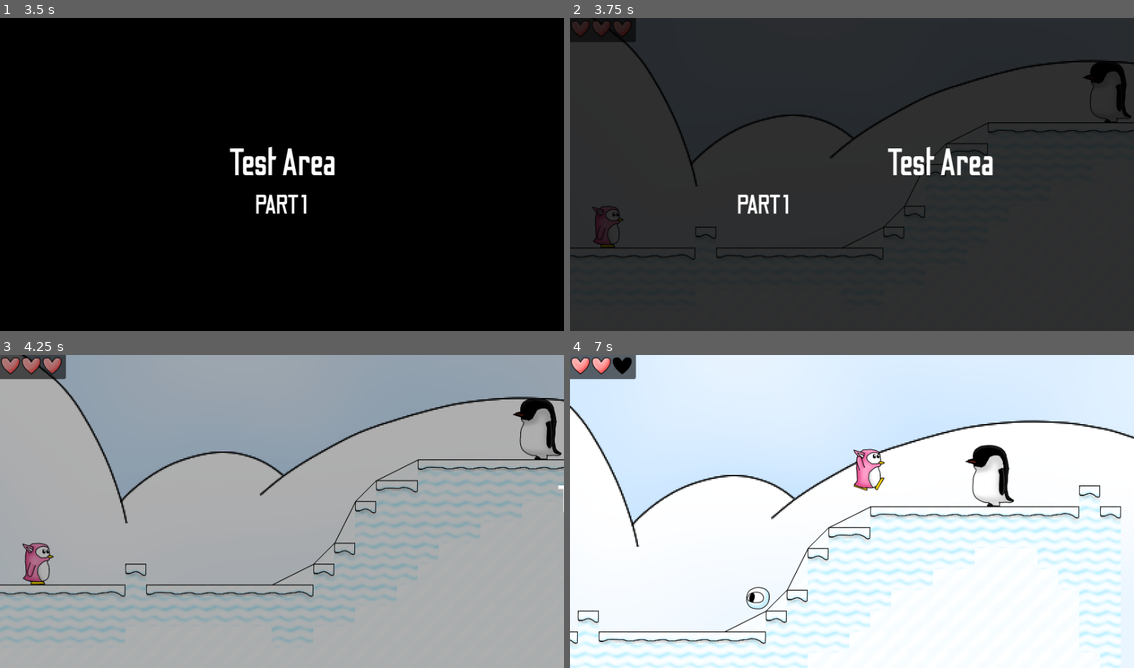
Above: before the commit, frames 1-4 (two rows, left to right).
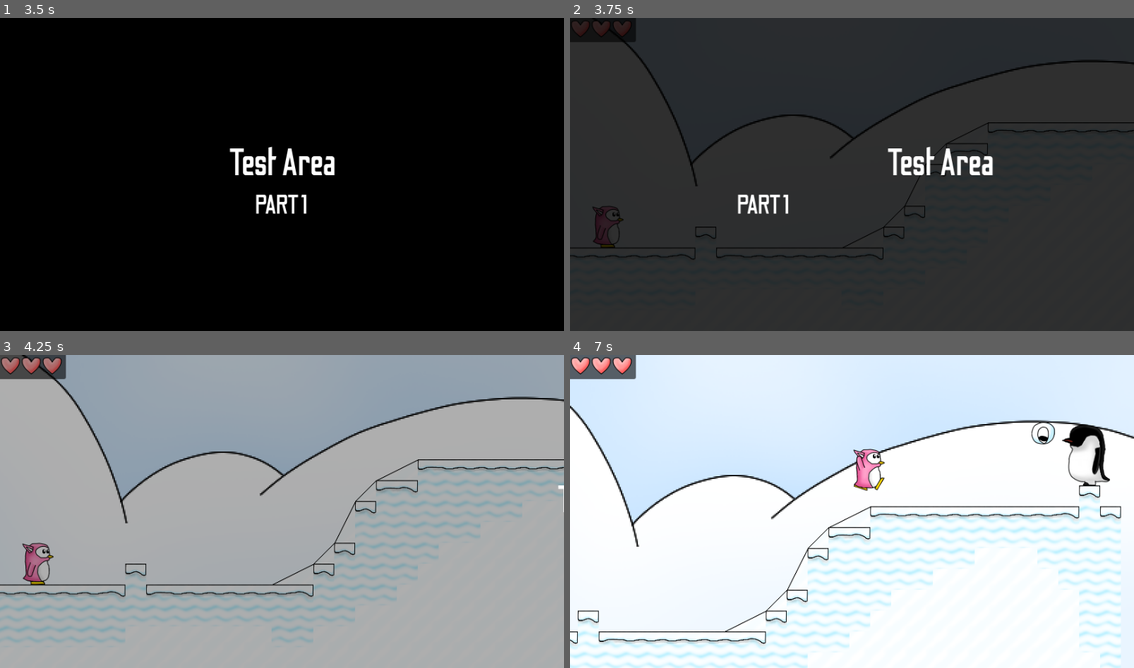
Above: after the commit, the same moments.

Repository: Adel-Time/adeltime-game
Game: Godot game, scene res://scenes_and_scripts/menu/main_menu.tscn
The game is run twice, just before and just after one commit, with the same random seed, the same clock (stepped at 60 frames per second) and the same inputs.
Inputs:
- Up to frame 1 (3.5 s): click "Play Game" at 0.5 s; hold Right (player_right) 1.28-2.78 s; tap Space (player_jump) at 1.52, 2.27 s; hold Left (player_left) from 2.78 s (still down)
- Up to frame 2 (3.75 s): keep holding Left (player_left); tap Enter at 3.5 s
- Up to frame 3 (4.25 s): keep holding Left (player_left); tap Space (player_jump) at 3.77 s
- Up to frame 4 (7 s): tap Space (player_jump) at 4.52, 5.27, 6.77 s; release Left (player_left) at 5.03 s; hold Right (player_right) from 5.03 s (still down)

Frame 1 is identical in both runs. In frame 2, 0.5% of the frame differs, in the area x 90-100%, y 14-34%; in frame 3, 0.7%; in frame 4, 2.0%, in the area x 7-96%, y 0-82%.

Commit message:
fix enemies, add death screen, add death song
the death song is inspired by sonic cd jp/eu's "toot toot sonic warrior" line in it's game over song and it's also inspired by the sonic cd us game over theme

wow it's almost like the whole game is inspired by sonic (and mario but that doesn't matter here)

Diff:
--- a/scenes_and_scripts/characters/enemy/empeguin.gd
+++ b/scenes_and_scripts/characters/enemy/empeguin.gd
@@ -44,7 +44,8 @@
 
 func _on_player_detector_area_entered(area) -> void:
 	if area.is_in_group("Stomp"):
-		if area.get_parent().velocity.y > 0:
+		# TODO: Prevent player from being damaged by enemy below when on slope
+		if area.get_parent().get_real_velocity().y > 0:
 			death()
 			print(":3")
 			area.get_parent().stomp_bounce()
--- a/scenes_and_scripts/characters/enemy/rollball.gd
+++ b/scenes_and_scripts/characters/enemy/rollball.gd
@@ -7,7 +7,8 @@
 
 func _on_player_detector_area_entered(area) -> void:
 	if area.is_in_group("Stomp"):
-		if area.get_parent().velocity.y > 0:
+		# TODO: Prevent player from being damaged by enemy below when on slope
+		if area.get_parent().get_real_velocity().y > 0:
 			death()
 			print(":3")
 			area.get_parent().stomp_bounce()
--- a/scenes_and_scripts/characters/enemy/snowmangry.gd
+++ b/scenes_and_scripts/characters/enemy/snowmangry.gd
@@ -16,7 +16,8 @@
 
 func _on_player_detector_area_entered(area) -> void:
 	if area.is_in_group("Stomp"):
-		if area.get_parent().velocity.y > 0:
+		# TODO: Prevent player from being damaged by enemy below when on slope
+		if area.get_parent().get_real_velocity().y > 0:
 			death()
 			print(":3")
 			area.get_parent().stomp_bounce()
--- a/scenes_and_scripts/characters/player/adel.gd
+++ b/scenes_and_scripts/characters/player/adel.gd
@@ -37,7 +37,7 @@
 	# If position.x is higher than 480, Adel dies.
 	# Needed so the player doesn't fall forever.
 	if position.y > 480:
-		die()
+		AdelManager.health = 0
 
 	# Add the gravity.
 	if not is_on_floor():
@@ -49,8 +49,8 @@
 
 	move_and_slide()
 
-func die():
-	get_tree().call_deferred("reload_current_scene")
+#func die():
+	#get_tree().call_deferred("reload_current_scene")
 
 func move():
 	var direction := Input.get_axis("player_left", "player_right")
@@ -99,9 +99,6 @@
 		AdelManager.health -= amount
 		can_take_damage = false
 
-		if AdelManager.health <= 0:
-			die()
-
 		await get_tree().create_timer(1).timeout
 		can_take_damage = true
 
--- a/scenes_and_scripts/levels/test_level.tscn
+++ b/scenes_and_scripts/levels/test_level.tscn
@@ -8,6 +8,7 @@
 [ext_resource type="PackedScene" uid="uid://bavqv105yf5th" path="res://scenes_and_scripts/transition/area_transition.tscn" id="3_6kw4m"]
 [ext_resource type="PackedScene" uid="uid://crqdkub6j6wx2" path="res://scenes_and_scripts/characters/enemy/snowmangry.tscn" id="3_ft34r"]
 [ext_resource type="PackedScene" uid="uid://dyqoyyaa5we16" path="res://scenes_and_scripts/characters/enemy/rollball.tscn" id="4_bwh2y"]
+[ext_resource type="PackedScene" uid="uid://bixi0ewshakp2" path="res://scenes_and_scripts/transition/player_death.tscn" id="6_oc53p"]
 [ext_resource type="PackedScene" uid="uid://ci33ulfksnv0x" path="res://scenes_and_scripts/characters/enemy/empeguin.tscn" id="7_5aqrr"]
 [ext_resource type="PackedScene" uid="uid://yeaaelm83b73" path="res://scenes_and_scripts/hud.tscn" id="8_8tw2l"]
 
@@ -25,6 +26,8 @@
 [node name="AreaTransition" parent="Misc" unique_id=2067724842 instance=ExtResource("3_6kw4m")]
 
 [node name="HUD" parent="Misc" unique_id=479776775 instance=ExtResource("8_8tw2l")]
+
+[node name="PlayerDeath" parent="Misc" unique_id=1468334365 instance=ExtResource("6_oc53p")]
 
 [node name="Background" type="Parallax2D" parent="Misc" unique_id=1678593190]
 z_index = -300
@@ -47,10 +50,6 @@
 [node name="Adel" parent="." unique_id=638916157 instance=ExtResource("2_dtg3b")]
 position = Vector2(32, 288)
 
-[node name="Snowmangry2" parent="." unique_id=760314987 instance=ExtResource("3_ft34r")]
-visible = false
-position = Vector2(736, 96)
-
 [node name="Snowmangry6" parent="." unique_id=1296193251 instance=ExtResource("3_ft34r")]
 position = Vector2(2112, 256)
 
@@ -58,8 +57,4 @@
 position = Vector2(2528, 192)
 
 [node name="Empeguin" parent="." unique_id=609672953 instance=ExtResource("7_5aqrr")]
-position = Vector2(768, 64)
-
-[node name="Rollball2" parent="." unique_id=1002877734 instance=ExtResource("4_bwh2y")]
-visible = false
-position = Vector2(896, 128)
+position = Vector2(915, 32)
--- /dev/null
+++ b/scenes_and_scripts/transition/player_death.gd
@@ -0,0 +1,19 @@
+extends CanvasLayer
+
+var death = false
+
+func _ready() -> void:
+	$BlackRectangle.visible = false
+
+func _process(_delta: float) -> void:
+	if AdelManager.health <= 0 && death == false:
+		death = true
+		get_tree().paused = true
+		$Audio.play()
+		$Fade.play("fade_in")
+		$BlackRectangle.visible = true
+
+func _on_fade_animation_finished(anim_name: StringName) -> void:
+	if anim_name == "fade_in":
+		await get_tree().create_timer(7).timeout
+		get_tree().reload_current_scene()
--- /dev/null
+++ b/scenes_and_scripts/transition/player_death.tscn
@@ -0,0 +1,59 @@
+[gd_scene format=3 uid="uid://bixi0ewshakp2"]
+
+[ext_resource type="Script" uid="uid://b0ne1p4ly1wlj" path="res://scenes_and_scripts/transition/player_death.gd" id="1_68c7m"]
+[ext_resource type="AudioStream" uid="uid://c2dsxqvdumha8" path="res://assets/music/misc/death.ogg" id="1_xt7ta"]
+
+[sub_resource type="Animation" id="Animation_xt7ta"]
+length = 0.001
+tracks/0/type = "value"
+tracks/0/imported = false
+tracks/0/enabled = true
+tracks/0/path = NodePath("BlackRectangle:color")
+tracks/0/interp = 1
+tracks/0/loop_wrap = true
+tracks/0/keys = {
+"times": PackedFloat32Array(0),
+"transitions": PackedFloat32Array(1),
+"update": 0,
+"values": [Color(0, 0, 0, 1)]
+}
+
+[sub_resource type="Animation" id="Animation_68c7m"]
+resource_name = "fade_in"
+tracks/0/type = "value"
+tracks/0/imported = false
+tracks/0/enabled = true
+tracks/0/path = NodePath("BlackRectangle:color")
+tracks/0/interp = 1
+tracks/0/loop_wrap = true
+tracks/0/keys = {
+"times": PackedFloat32Array(0, 1),
+"transitions": PackedFloat32Array(1, 1),
+"update": 0,
+"values": [Color(0, 0, 0, 0), Color(0, 0, 0, 1)]
+}
+
+[sub_resource type="AnimationLibrary" id="AnimationLibrary_edw4c"]
+_data = {
+&"RESET": SubResource("Animation_xt7ta"),
+&"fade_in": SubResource("Animation_68c7m")
+}
+
+[node name="PlayerDeath" type="CanvasLayer" unique_id=1468334365]
+process_mode = 3
+layer = 30
+script = ExtResource("1_68c7m")
+
+[node name="Audio" type="AudioStreamPlayer" parent="." unique_id=378600227]
+stream = ExtResource("1_xt7ta")
+
+[node name="BlackRectangle" type="ColorRect" parent="." unique_id=1925315363]
+visible = false
+offset_right = 864.0
+offset_bottom = 480.0
+color = Color(0, 0, 0, 1)
+
+[node name="Fade" type="AnimationPlayer" parent="." unique_id=1214750067]
+libraries/ = SubResource("AnimationLibrary_edw4c")
+
+[connection signal="animation_finished" from="Fade" to="." method="_on_fade_animation_finished"]
Not shown, added: assets/music/misc/death.ogg.import
Not shown, added: scenes_and_scripts/transition/player_death.gd.uid
Not shown, added: assets/music/misc/death.ogg
